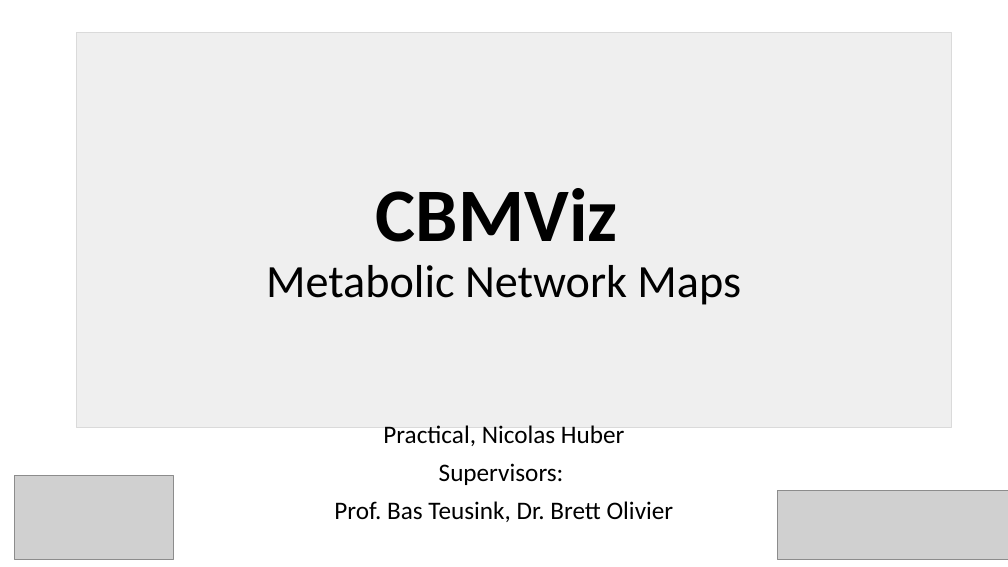
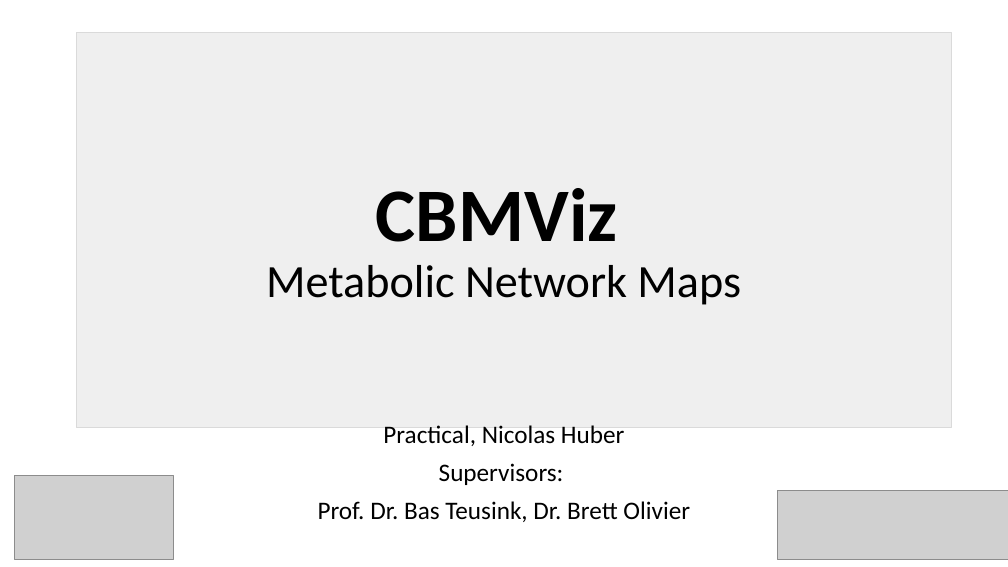
Before and after one commit to cnapy-org/metabolic-pathway-maps, a slide deck: slide 1 of Nicolas/Reports/LabR1_cbmviz_final.pptx. Drawn at 1008x567 pixels with LibreOffice and Linux fonts; fonts in the diff are those of the drawing; grey boxes stand for pictures. Boxes give left, top, right and bottom in pixels: in the first picture for what was removed or moved away, otherwise in the second. Text is boxed around its words. In the diff, an @@ line names an element or a change of style, - is before the commit and + after.

```diff
--- a/Nicolas/Reports/LabR1_cbmviz_final.pptx
+++ b/Nicolas/Reports/LabR1_cbmviz_final.pptx
@@ subtitle at bbox=[318, 501, 690, 522]: text changed @@
-Prof. Bas Teusink, Dr. Brett Olivier
+Prof. Dr. Bas Teusink, Dr. Brett Olivier
```
Also in this commit, not shown: 5 other slides changed, 2 slides added, 1 slide removed, 9 other files.
